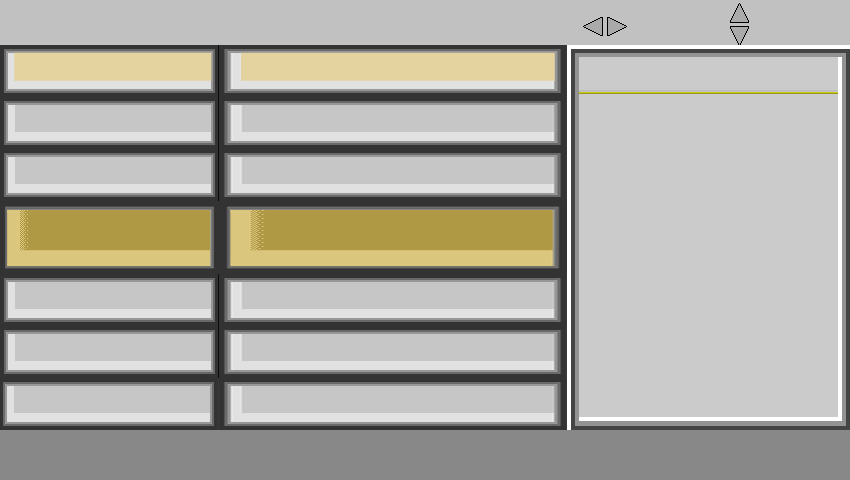
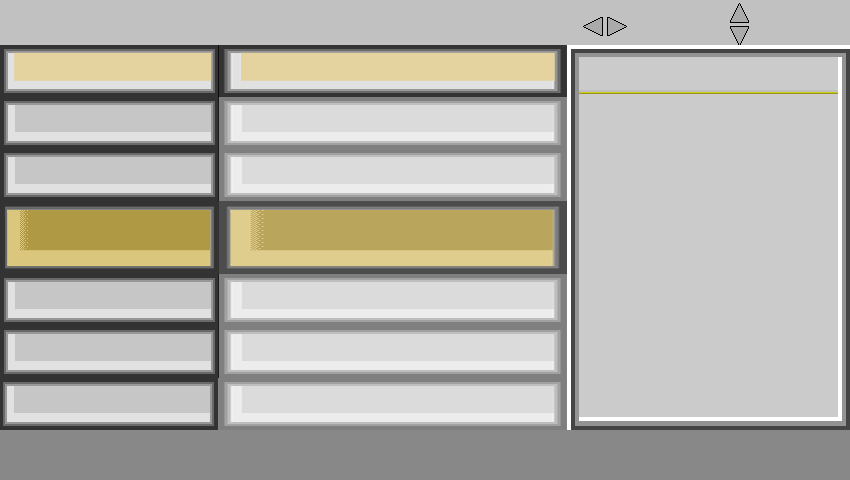
Before/after of a 850x480 layered artwork. What changed in the layer stack:
"cajaGrandeLargo": opacity 80% → 70% over bbox(219, 201, 567, 274)
"filaHabilidades" (1st of 6, in "cajas"): opacity 80% → 50% over bbox(218, 274, 567, 326)
"filaHabilidades" (2nd of 6, in "cajas"): opacity 80% → 50% over bbox(218, 326, 567, 378)
"filaHabilidades" (3rd of 6, in "cajas"): opacity 80% → 50% over bbox(218, 378, 567, 430)
"filaHabilidades" (5th of 6, in "cajas"): opacity 80% → 50% over bbox(218, 97, 567, 149)
"filaHabilidades" (6th of 6, in "cajas"): opacity 80% → 50% over bbox(218, 149, 567, 201)
